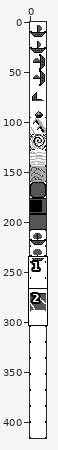
Two versions of one sprite sheet, data/sprite/sprites.png. The picture above shows the old version from afar; the outline marks the close-up.
Close-up. Before the edit:
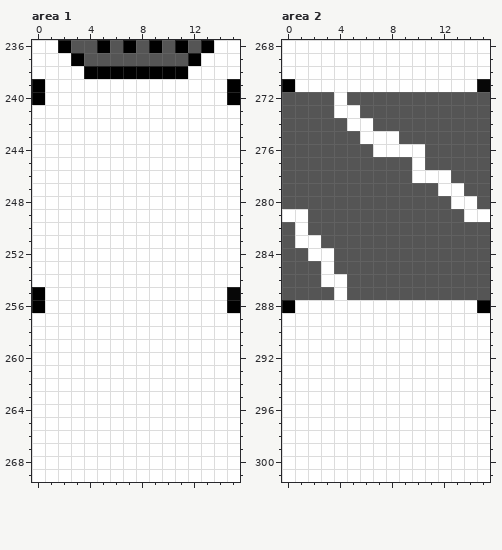
The file is 16x416 pixels. Colours within 5 levels of each other are drawn and written as one. Shown: area 1: x 0..15, y 236..269; area 2: x 0..15, y 268..301. The commit also changed other parts of the picture, which this record leaves out.
New version:
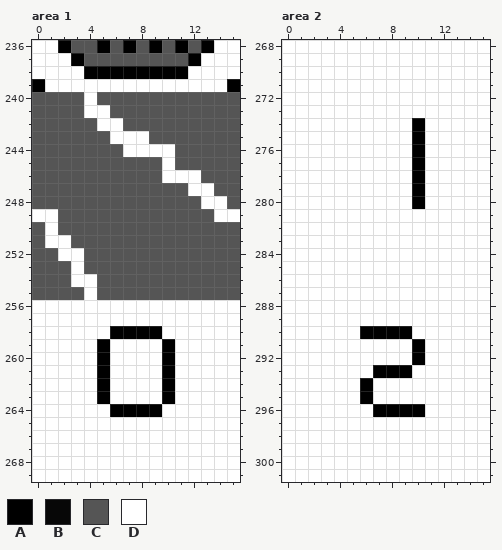
Palette (. is transparent): A #000000  B #070707  C #555555  D #ffffff
What changed:
Area 1:
y 240: x 0..3 ADDD -> CCCC; x 5..15 DDDDDDDDDDA -> CCCCCCCCCCC
y 241: x 0..3 DDDD -> CCCC; x 6..15 DDDDDDDDDD -> CCCCCCCCCC
y 242: x 0..4 DDDDD -> CCCCC; x 7..15 DDDDDDDDD -> CCCCCCCCC
y 243: x 0..5 DDDDDD -> CCCCCC; x 9..15 DDDDDDD -> CCCCCCC
y 244: x 0..6 DDDDDDD -> CCCCCCC; x 11..15 DDDDD -> CCCCC
y 245: x 0..9 DDDDDDDDDD -> CCCCCCCCCC; x 11..15 DDDDD -> CCCCC
y 246: x 0..9 DDDDDDDDDD -> CCCCCCCCCC; x 13..15 DDD -> CCC
y 247: x 0..11 DDDDDDDDDDDD -> CCCCCCCCCCCC; x 14..15 DD -> CC
y 248: x 0..12 DDDDDDDDDDDDD -> CCCCCCCCCCCCC; x 15 D -> C
y 249: x 2..13 DDDDDDDDDDDD -> CCCCCCCCCCCC
y 250: x 0 D -> C; x 2..15 DDDDDDDDDDDDDD -> CCCCCCCCCCCCCC
y 251: x 0 D -> C; x 3..15 DDDDDDDDDDDDD -> CCCCCCCCCCCCC
y 252: x 0..1 DD -> CC; x 4..15 DDDDDDDDDDDD -> CCCCCCCCCCCC
y 253: x 0..2 DDD -> CCC; x 4..15 DDDDDDDDDDDD -> CCCCCCCCCCCC
y 254: x 0..2 DDD -> CCC; x 5..15 DDDDDDDDDDD -> CCCCCCCCCCC
y 255: x 0..3 ADDD -> CCCC; x 5..15 DDDDDDDDDDB -> CCCCCCCCCCC
y 256: x 0 A -> D; x 15 A -> D
y 258: x 6..9 DDDD -> AAAA
y 259..263: x 5 D -> A; x 10 D -> A
y 264: x 6..9 DDDD -> AAAA
Area 2:
y 271: x 0 A -> D; x 15 B -> D
y 272: x 0..3 CCCC -> DDDD; x 5..15 CCCCCCCCCCC -> DDDDDDDDDDD
y 273: x 0..3 CCCC -> DDDD; x 6..15 CCCCCCCCCC -> DDDDDDDDDD
y 274: x 0..4 CCCCC -> DDDDD; x 7..15 CCCCCCCCC -> DDDADDDDD
y 275: x 0..5 CCCCCC -> DDDDDD; x 9..15 CCCCCCC -> DADDDDD
y 276: x 0..6 CCCCCCC -> DDDDDDD; x 10..15 DCCCCC -> ADDDDD
y 277: x 0..15 CCCCCCCCCCDCCCCC -> DDDDDDDDDDADDDDD
y 278: x 0..10 CCCCCCCCCCD -> DDDDDDDDDDA; x 13..15 CCC -> DDD
y 279: x 0..11 CCCCCCCCCCCC -> DDDDDDDDDDAD; x 14..15 CC -> DD
y 280: x 0..12 CCCCCCCCCCCCC -> DDDDDDDDDDADD; x 15 C -> D
y 281: x 2..13 CCCCCCCCCCCC -> DDDDDDDDDDDD
y 282: x 0 C -> D; x 2..15 CCCCCCCCCCCCCC -> DDDDDDDDDDDDDD
y 283: x 0 C -> D; x 3..15 CCCCCCCCCCCCC -> DDDDDDDDDDDDD
y 284: x 0..1 CC -> DD; x 4..15 CCCCCCCCCCCC -> DDDDDDDDDDDD
y 285: x 0..2 CCC -> DDD; x 4..15 CCCCCCCCCCCC -> DDDDDDDDDDDD
y 286: x 0..2 CCC -> DDD; x 5..15 CCCCCCCCCCC -> DDDDDDDDDDD
y 287: x 0..3 CCCC -> DDDD; x 5..15 CCCCCCCCCCC -> DDDDDDDDDDD
y 288: x 0 A -> D; x 15 A -> D
y 290: x 6..9 DDDD -> AAAA
y 291..292: x 10 D -> A
y 293: x 7..9 DDD -> AAA
y 294..295: x 6 D -> A
y 296: x 7..10 DDDD -> AAAA
